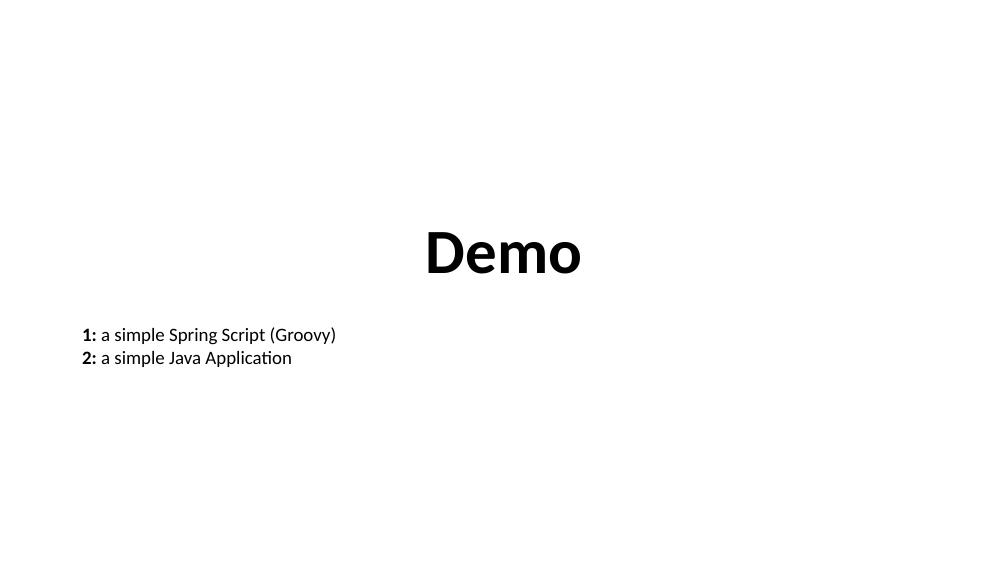
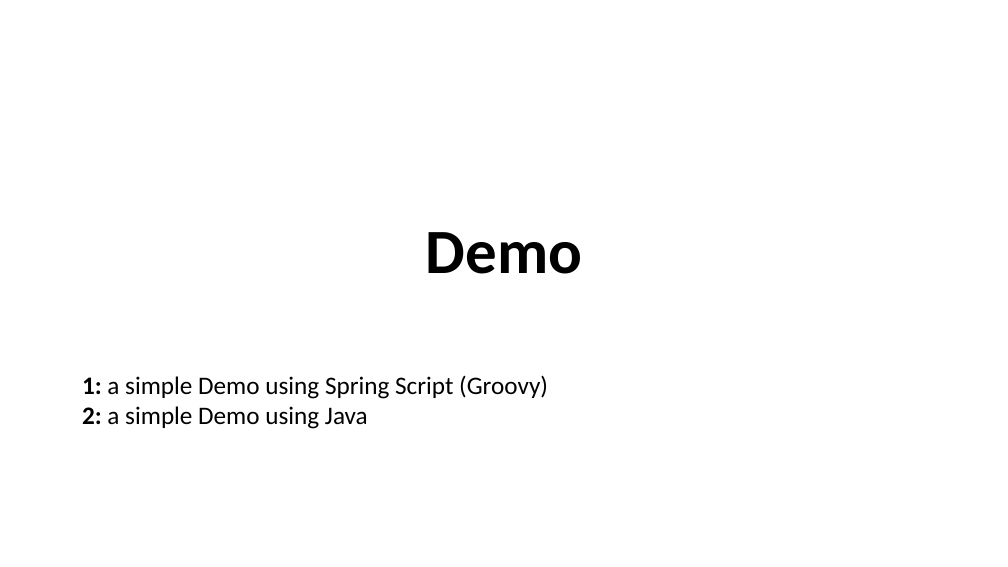
Before and after one commit to marcelovgomes/demo-internal-contacts, a slide deck: slide 7 of presentation_resources/spring-boot-demo-presentation.pptx. Drawn at 1008x567 pixels with LibreOffice and Linux fonts; fonts in the diff are those of the drawing. Boxes give left, top, right and bottom in pixels: in the first picture for what was removed or moved away, otherwise in the second. Text is boxed around its words. In the diff, an @@ line names an element or a change of style, - is before the commit and + after.

```diff
--- a/presentation_resources/spring-boot-demo-presentation.pptx
+++ b/presentation_resources/spring-boot-demo-presentation.pptx
@@ text at [82, 375, 548, 429]: text changed; size 18 to 24 pt @@
-1: a simple Spring Script (Groovy)
-2: a simple Java Application
+1: a simple Demo using Spring Script (Groovy)
+2: a simple Demo using Java
```
Also in this commit, not shown: 6 other slides changed, 1 slide added, 1 slide removed.
